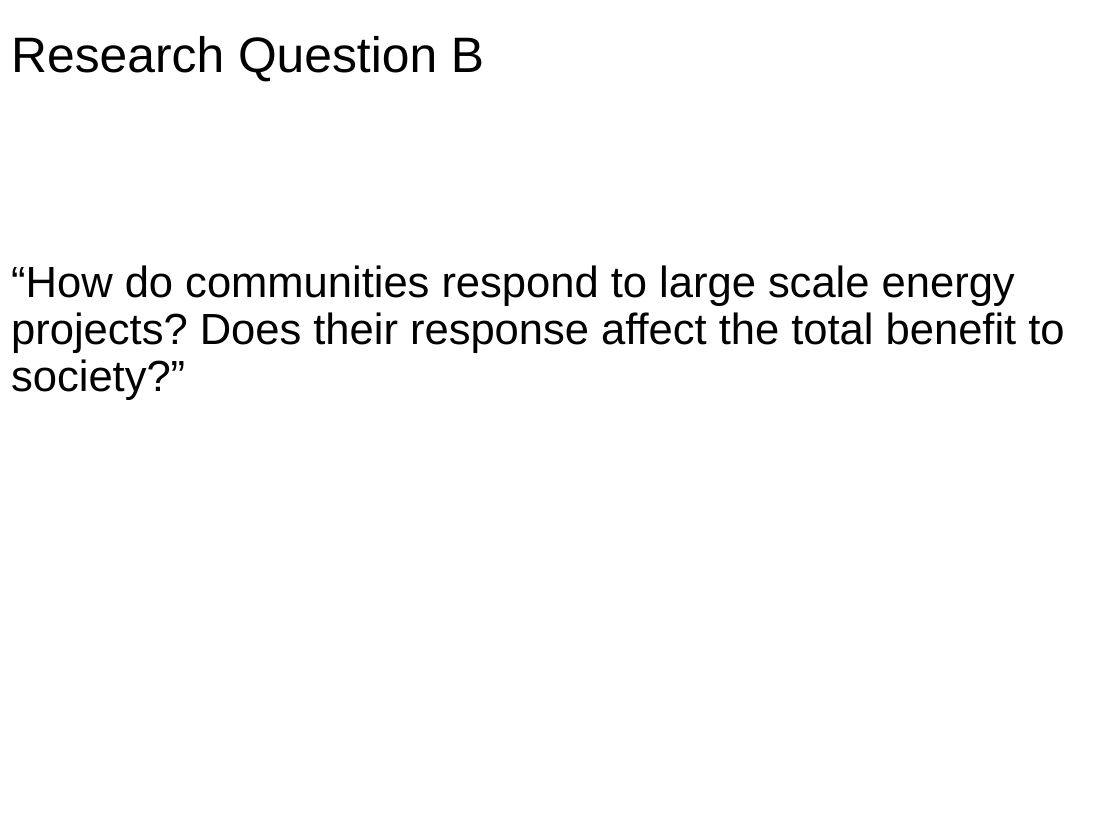
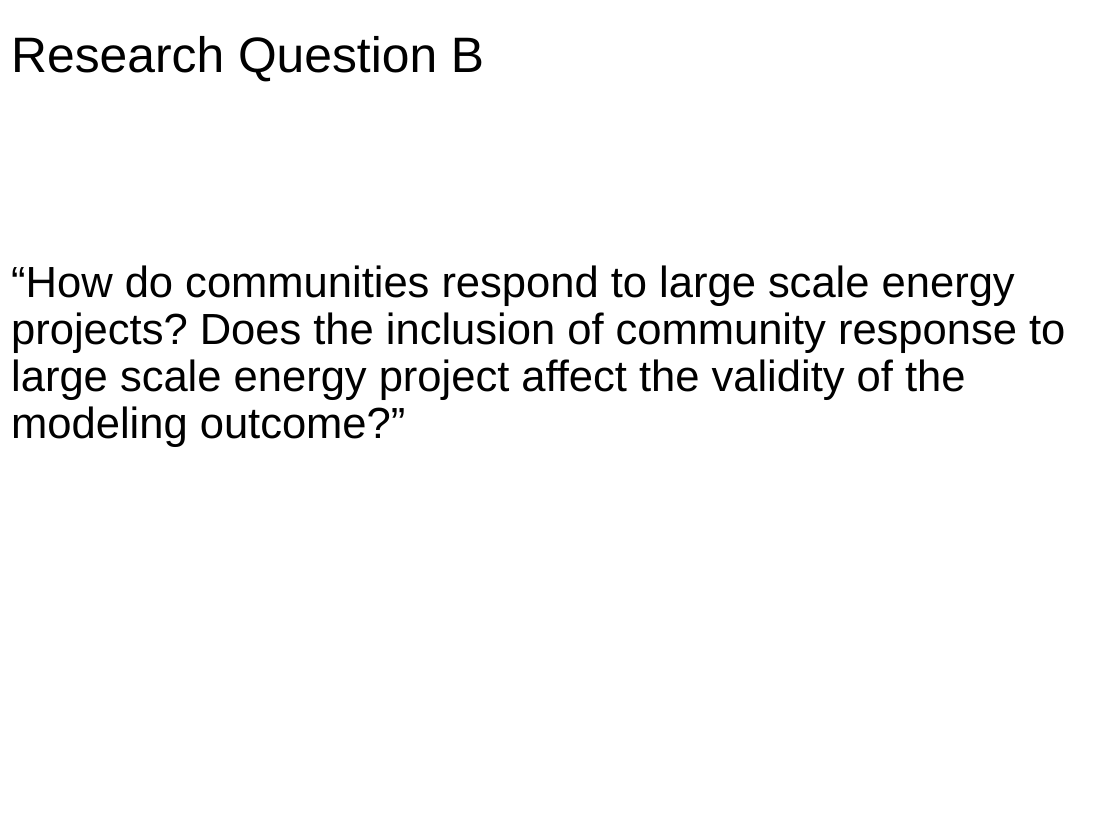
Before and after one commit to chenzhenguo/CADS, a slide deck: slide 12 of 05_Active_Research_Projects/01_research for high impact journal/01_Outlines/ResearchPlans.pptx. Drawn at 1120x840 pixels with LibreOffice and Linux fonts; fonts in the diff are those of the drawing; background and template pictures are left out. Boxes give left, top, right and bottom in pixels: in the first picture for what was removed or moved away, otherwise in the second. Text is boxed around its words. In the diff, an @@ line names an element or a change of style, - is before the commit and + after.

```diff
--- a/05_Active_Research_Projects/01_research for high impact journal/01_Outlines/ResearchPlans.pptx
+++ b/05_Active_Research_Projects/01_research for high impact journal/01_Outlines/ResearchPlans.pptx
@@ text at (11,265,1065,447): text changed @@
-“How do communities respond to large scale energy projects? Does their response affect the total benefit to society?”
+“How do communities respond to large scale energy projects? Does the inclusion of community response to large scale energy project affect the validity of the modeling outcome?”
```
Also in this commit, not shown: 3 other slides changed, 4 slides added, 43 other files.
